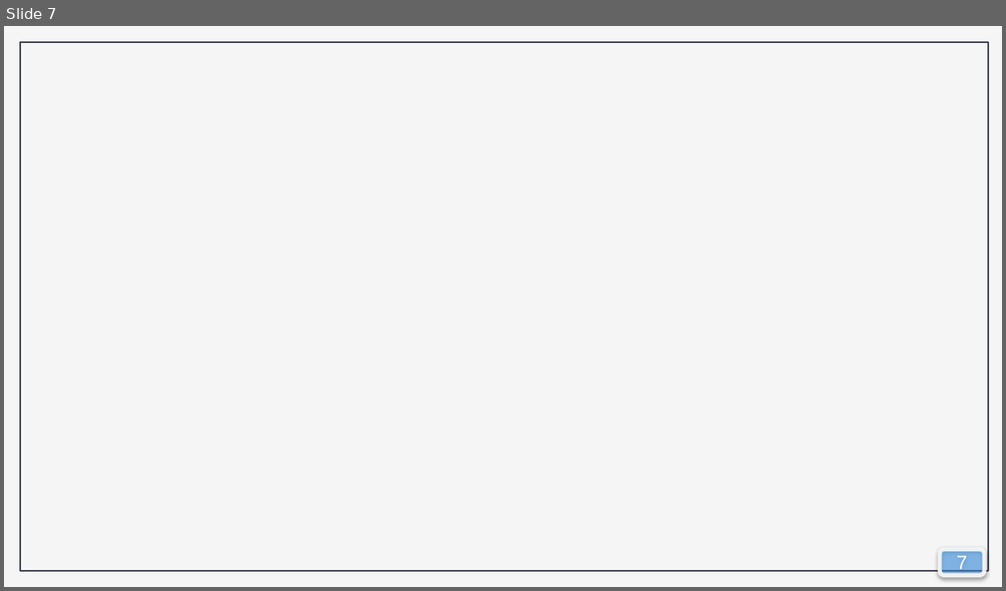
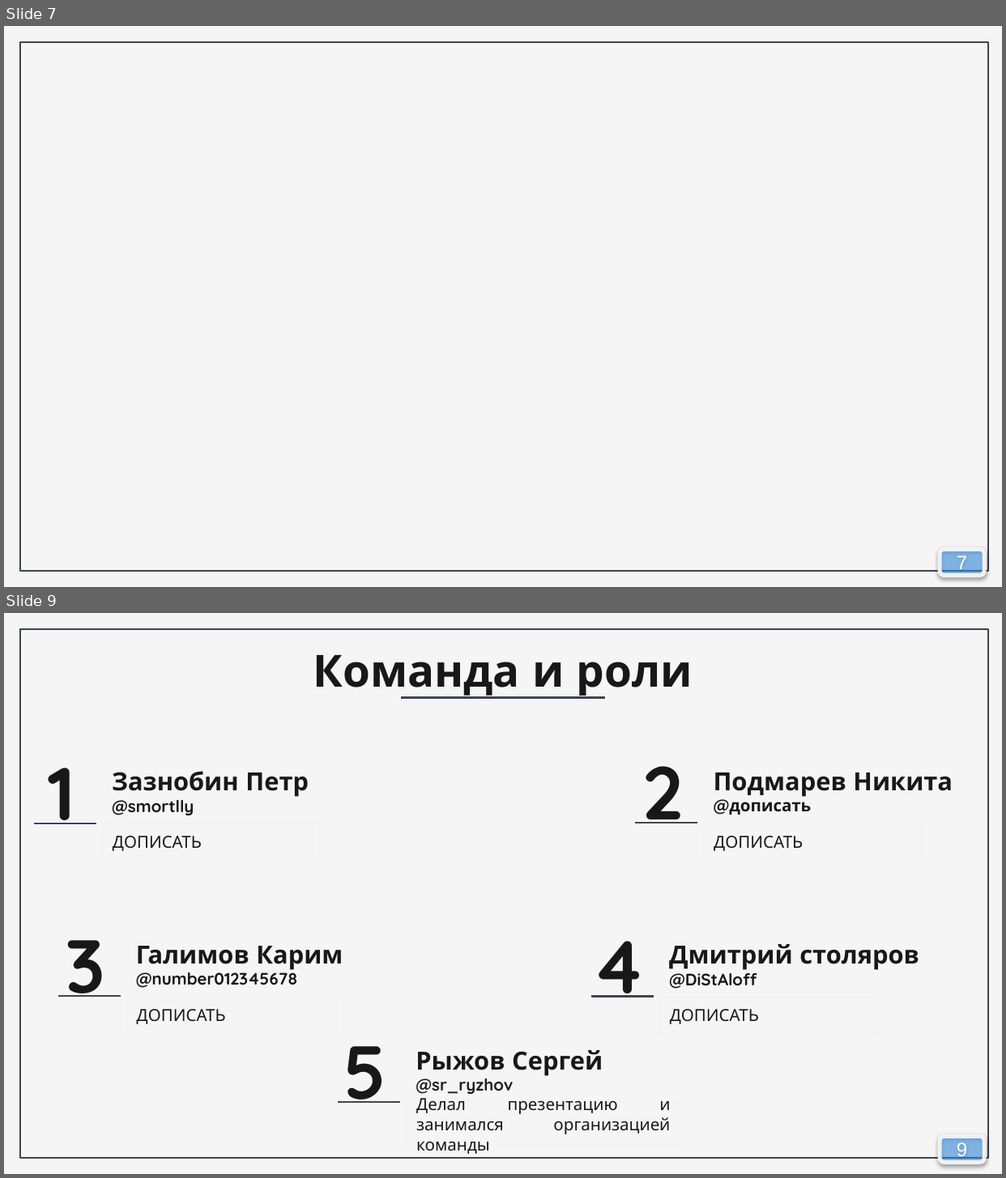
Before and after one commit to ryzhovsr/Hackathon, a slide deck: Снегири. Презентация.pptx. Shown one above the other, each under a label of ours: slide 7 before the commit, slides 7 and 9 after it; the slides between them are not shown. The pictures are 1006x591 and 1006x1178 pixels, drawn with LibreOffice and Linux fonts; fonts in the diff are those of the drawing; background and template pictures are left out. Boxes give left, top, right and bottom in pixels: in the first picture for what was removed or moved away, otherwise in the second. Text is boxed around its words. In the diff, an @@ line names an element or a change of style, - is before the commit and + after.

Commit message:
Добавил слайд с ролями команды

```diff
--- a/Снегири. Презентация.pptx
+++ b/Снегири. Презентация.pptx
@@ slide 9 added at <box>4,613,1002,1174</box>, background picture (left out); not listed: 1 template element that a slide beside it also shows @@
@@ text added at <box>313,655,692,699</box>, 32 pt, text #181818, bold @@
+Команда и роли
@@ line added from (400, 698) to (606, 698), #FFFFFF 3 pt @@
@@ line added from (400, 698) to (605, 698), #3F4252 1.5 pt @@
@@ group added at <box>34,768,321,859</box>: 2 texts, 2 lines, 1 rectangle @@
+1
+Зазнобин Петр
+@smortlly
+ДОПИСАТЬ
@@ group added at <box>635,766,953,859</box>: 2 texts, 2 lines, 1 rectangle @@
+2
+Подмарев Никита
+@дописать
+ДОПИСАТЬ
@@ group added at <box>58,940,344,1033</box>: 2 texts, 2 lines, 1 rectangle @@
+3
+Галимов Карим
+@number012345678
+ДОПИСАТЬ
@@ group added at <box>590,941,919,1033</box>: 2 texts, 2 lines, 1 rectangle @@
+4
+Дмитрий столяров @DiStAloff
+ДОПИСАТЬ
@@ group added at <box>337,1046,680,1146</box>: 2 texts, 2 lines, 1 rectangle @@
+5
+Рыжов Сергей
+@sr_ryzhov
+Делал презентацию и занимался организацией команды
@@ page number added at <box>940,1137,985,1163</box>, fill #3B9FFF at 50% opacity, outline #F5F5F5 3 pt, 14 pt, text #FFFFFF @@
+9
```
Also in this commit, not shown: 2 slides changed, 1 other slide added, 1 slide removed.
